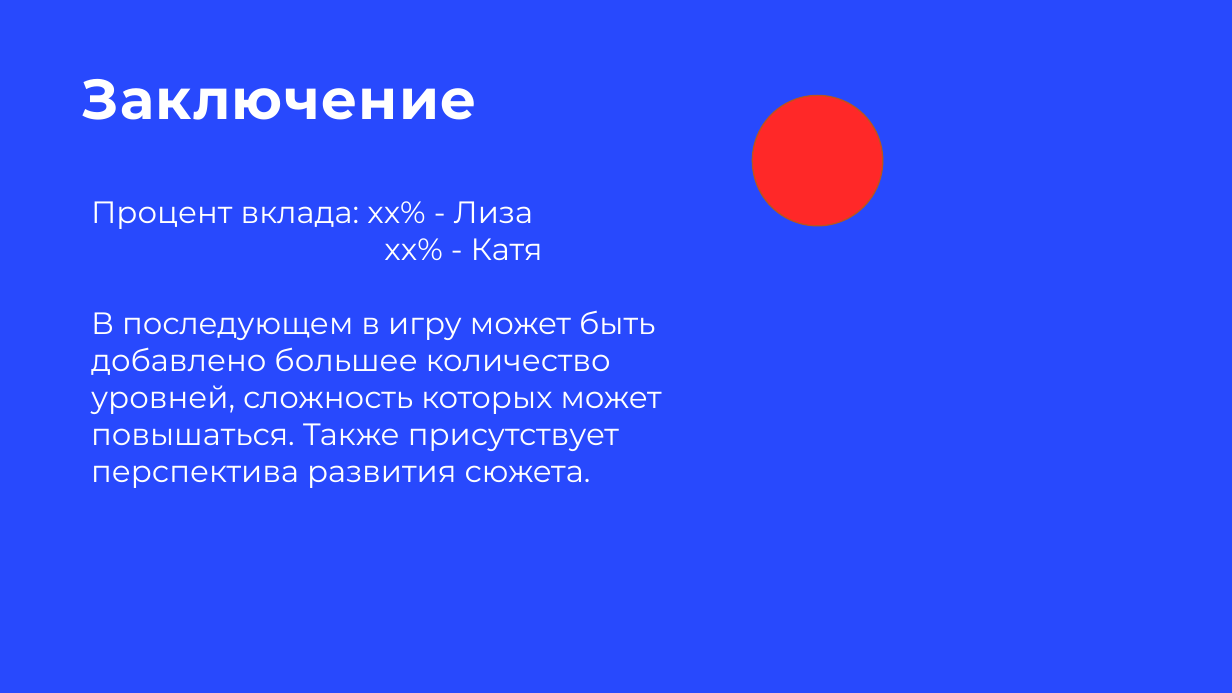
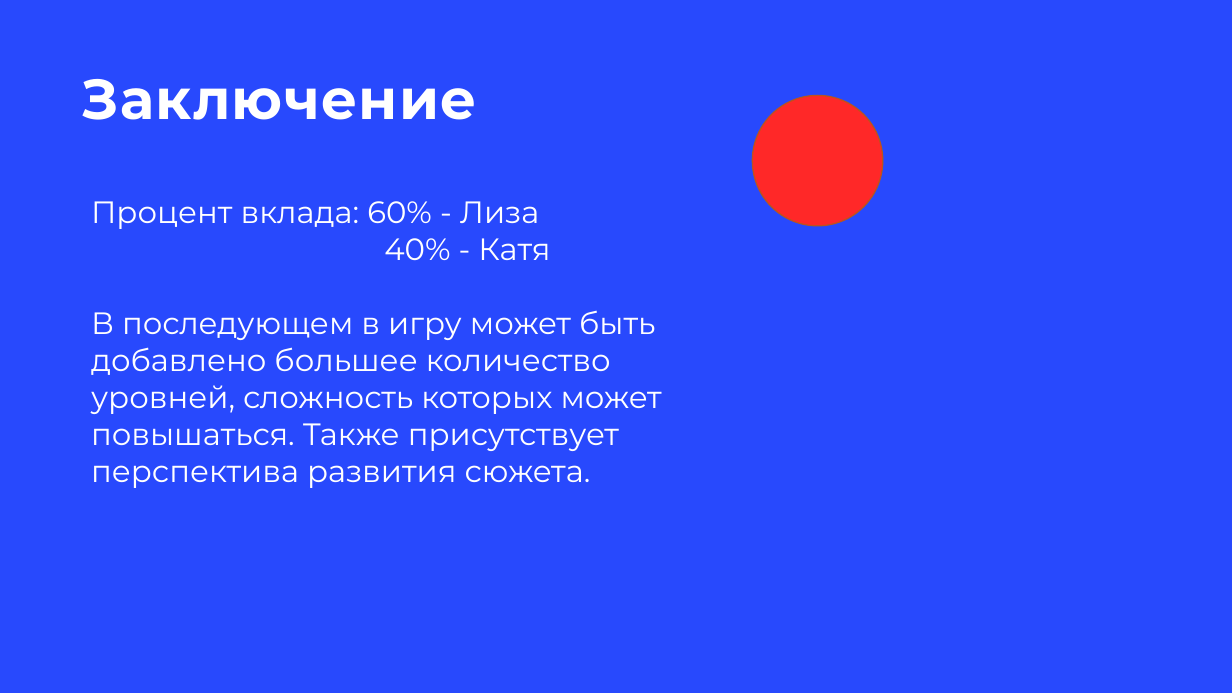
Before and after one commit to super-Kate/SeekerKnight, a slide deck: slide 5 of presentation.pptx (slide 6 before the commit). Drawn at 1232x693 pixels with LibreOffice and Linux fonts; fonts in the diff are those of the drawing; background and template pictures are left out. Boxes give left, top, right and bottom in pixels: in the first picture for what was removed or moved away, otherwise in the second. Text is boxed around its words. In the diff, an @@ line names an element or a change of style, - is before the commit and + after.

```diff
--- a/presentation.pptx
+++ b/presentation.pptx
@@ text at (91, 201, 550, 260): text changed @@
-Процент вклада: xx% - Лиза
-xx% - Катя
+Процент вклада: 60% - Лиза
+40% - Катя
```
Also in this commit, not shown: 1 other slide changed, 1 slide added, 2 slides removed.
